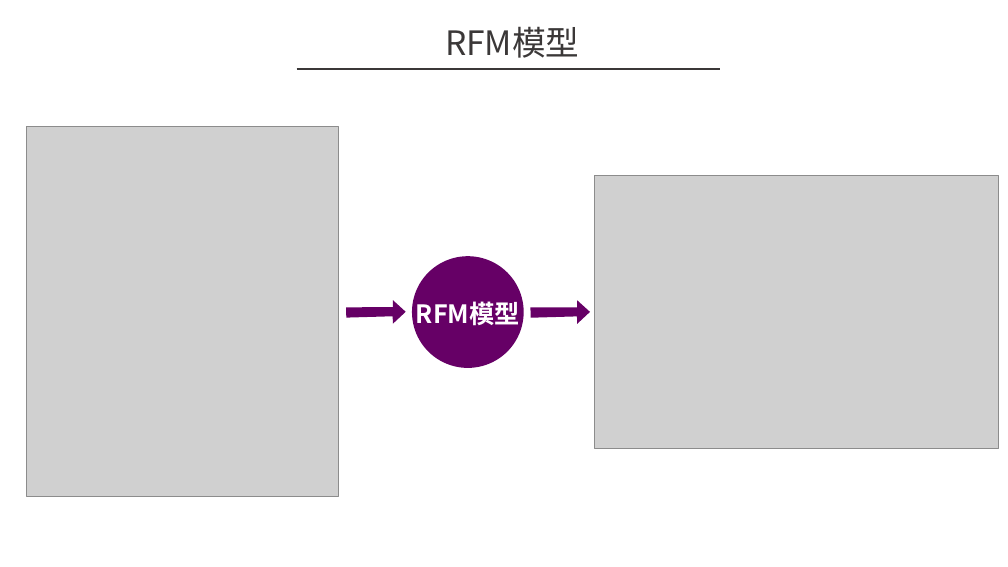
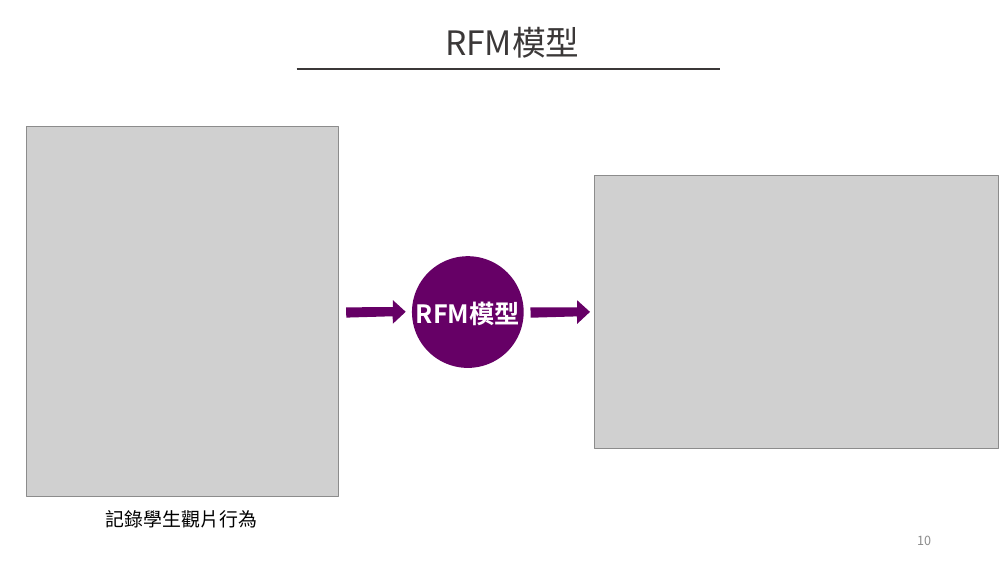
Before and after one commit to den19980107/nkust-online-study, a slide deck: slide 10 of i-Coding.pptx. Drawn at 1008x567 pixels with LibreOffice and Linux fonts; fonts in the diff are those of the drawing; grey boxes stand for pictures; background and template pictures are left out. Boxes give left, top, right and bottom in pixels: in the first picture for what was removed or moved away, otherwise in the second. Text is boxed around its words. In the diff, an @@ line names an element or a change of style, - is before the commit and + after.

```diff
--- a/i-Coding.pptx
+++ b/i-Coding.pptx
@@ text added at bbox=[106, 510, 257, 528], 18 pt, text #000000 @@
+記錄學生觀片行為
@@ page number added at bbox=[917, 536, 931, 545], 12 pt, text #8C8C8C @@
+10
```
Also in this commit, not shown: 11 other slides changed.
